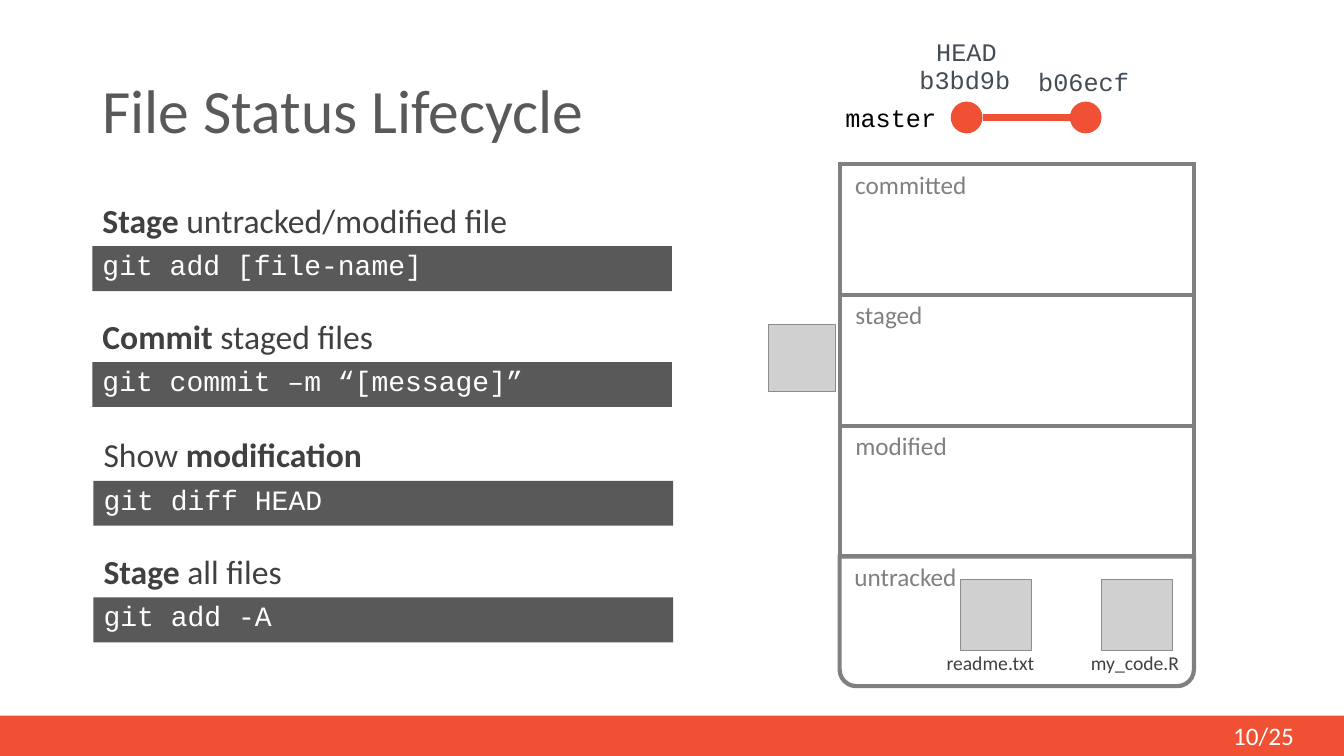
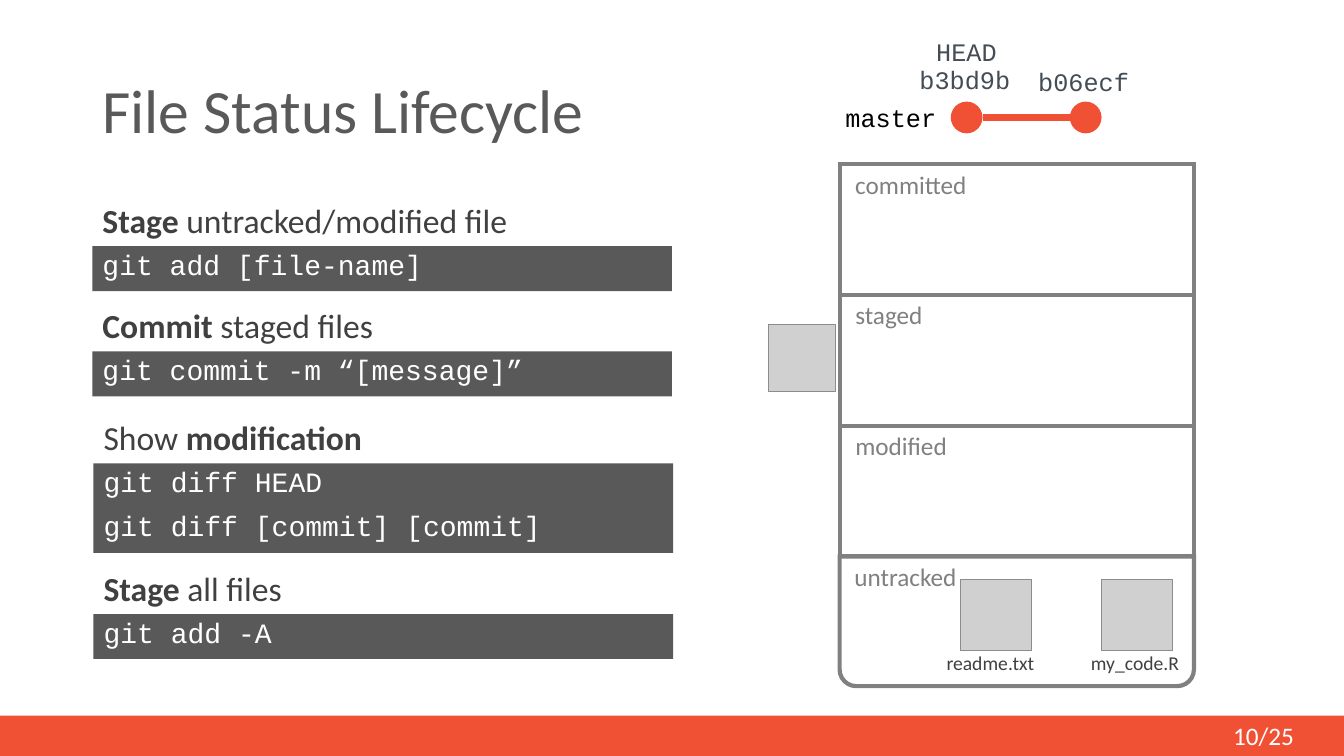
Before and after one commit to mi-erasmusmc/GitTutorial, a slide deck: slide 10 of Documentation/git-pp-presentation.pptx. Drawn at 1344x756 pixels with LibreOffice and Linux fonts; fonts in the diff are those of the drawing; grey boxes stand for pictures. Boxes give left, top, right and bottom in pixels: in the first picture for what was removed or moved away, otherwise in the second. Text is boxed around its words. In the diff, an @@ line names an element or a change of style, - is before the commit and + after.

```diff
--- a/Documentation/git-pp-presentation.pptx
+++ b/Documentation/git-pp-presentation.pptx
@@ text "Commit staged files": place and size @@
-text "Commit staged files" at <box>102,325,373,355</box>
+text "Commit staged files" at <box>102,314,373,344</box>
@@ rectangle "git commit -m “[message]”": place and size @@
-rectangle "git commit -m “[message]”" at <box>93,362,673,407</box>
+rectangle "git commit -m “[message]”" at <box>93,352,673,397</box>
@@ text in rectangle at <box>102,360,523,386</box>: text changed @@
-git commit –m “[message]”
+git commit -m “[message]”
@@ text "Show modification": place and size @@
-text "Show modification" at <box>104,443,362,468</box>
+text "Show modification" at <box>104,426,362,451</box>
@@ rectangle "git diff HEAD": place and size @@
-rectangle "git diff HEAD" at <box>94,481,674,526</box>
+rectangle "git diff HEAD" at <box>94,464,674,554</box>
@@ text in rectangle at <box>104,517,541,542</box>: paragraph added @@
+git diff [commit] [commit]
@@ text "Stage all files": place and size @@
-text "Stage all files" at <box>104,560,281,590</box>
+text "Stage all files" at <box>104,577,281,607</box>
@@ rectangle "git add -A": place and size @@
-rectangle "git add -A" at <box>94,598,674,643</box>
+rectangle "git add -A" at <box>94,614,674,659</box>
```
Also in this commit, not shown: 5 other slides changed, 1 other file.
